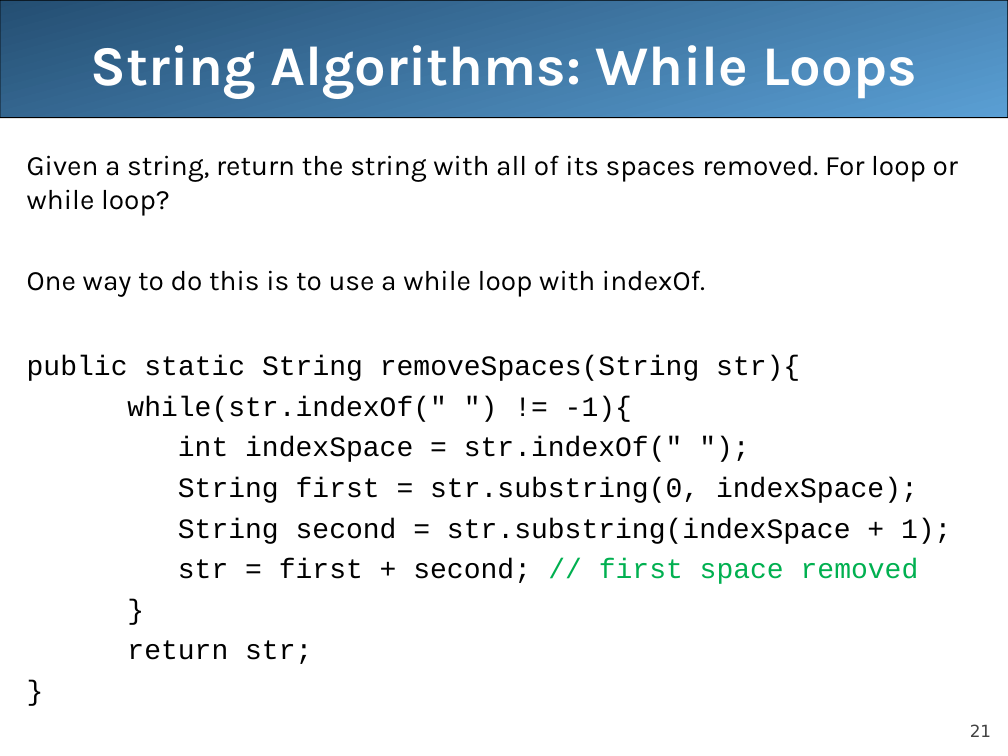
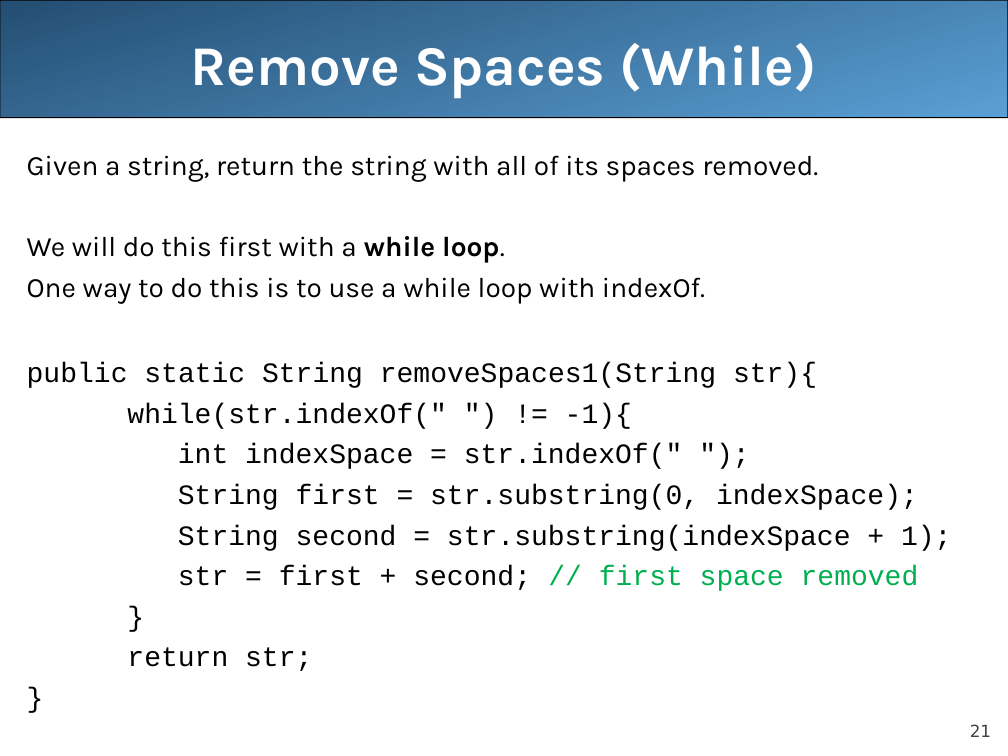
Before and after one commit to LongBaoNguyen/longbaonguyen.github.io, a slide deck: slide 21 of courses/apcsa/lecture11.ppt. Drawn at 1008x756 pixels with LibreOffice and Linux fonts; fonts in the diff are those of the drawing. Boxes give left, top, right and bottom in pixels: in the first picture for what was removed or moved away, otherwise in the second. Text is boxed around its words. In the diff, an @@ line names an element or a change of style, - is before the commit and + after.

```diff
--- a/courses/apcsa/lecture11.ppt
+++ b/courses/apcsa/lecture11.ppt
@@ title at <box>191,43,816,99</box>: text changed @@
-String Algorithms: While Loops
+Remove Spaces (While)
@@ text at <box>27,155,818,263</box>: text changed @@
-Given a string, return the string with all of its spaces removed. For loop or while loop?
+Given a string, return the string with all of its spaces removed.
+We will do this first with a while loop.
@@ text at <box>27,362,817,388</box>: text changed @@
-public static String removeSpaces(String str){
+public static String removeSpaces1(String str){
```
Also in this commit, not shown: 1 slide added, 1 other file.
